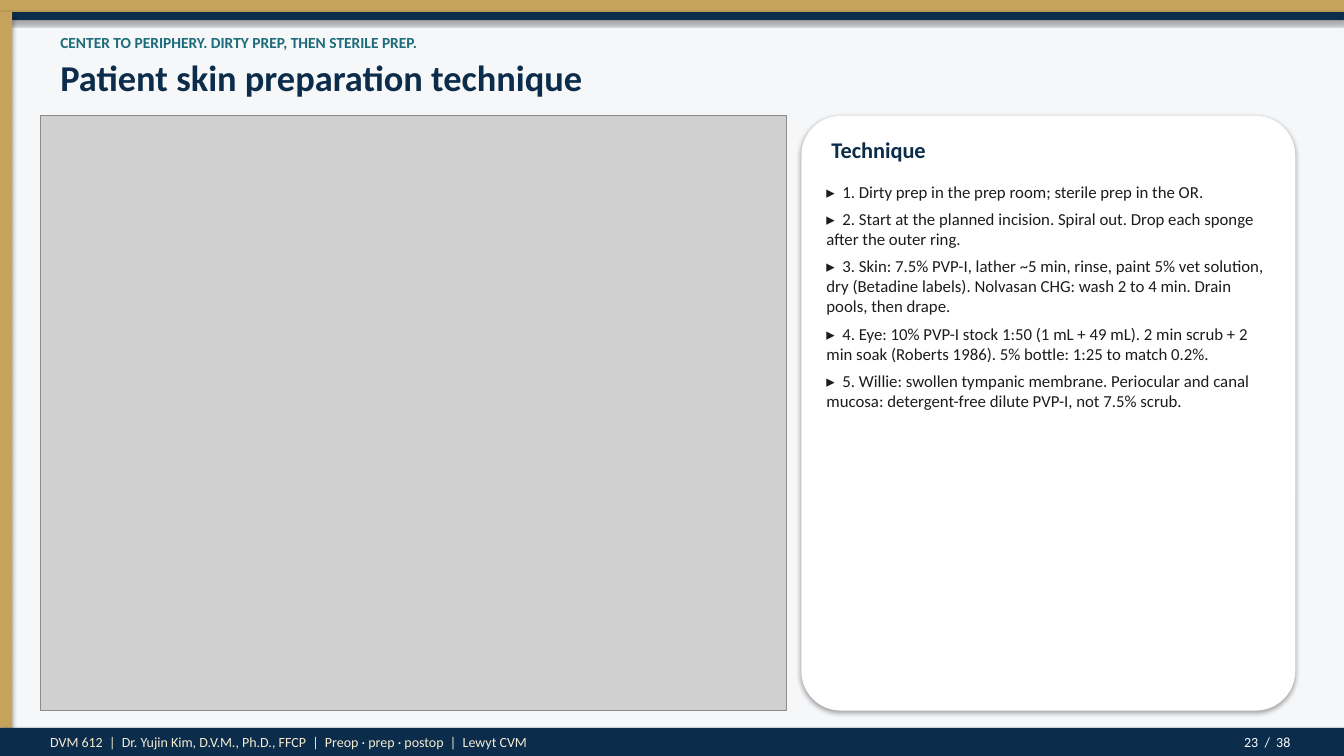
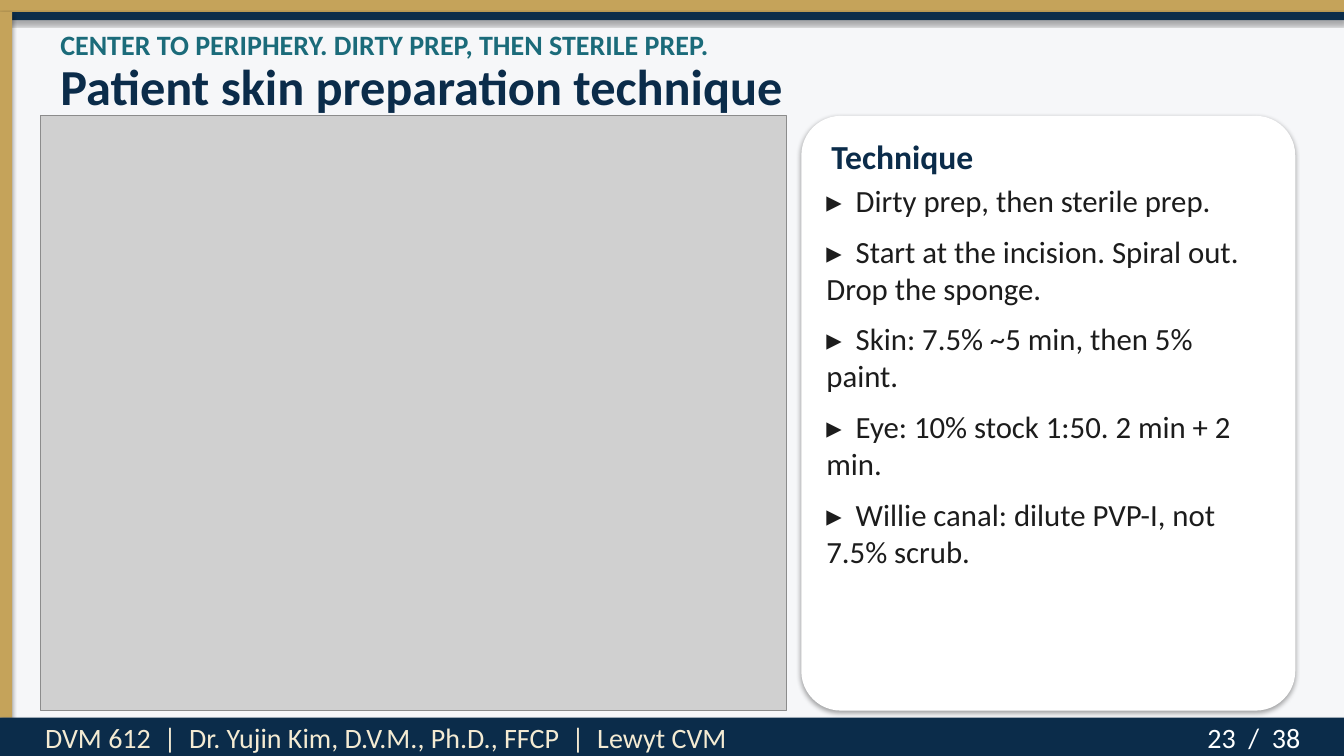
Before and after one commit to drkimvet/happycare, a slide deck: slide 23 of lectures/DVM-612_Week4_Preop_PatientPrep_Postop.pptx. Drawn at 1344x756 pixels with LibreOffice and Linux fonts; fonts in the diff are those of the drawing; grey boxes stand for pictures. Boxes give left, top, right and bottom in pixels: in the first picture for what was removed or moved away, otherwise in the second. Text is boxed around its words. In the diff, an @@ line names an element or a change of style, - is before the commit and + after.

```diff
--- a/lectures/DVM-612_Week4_Preop_PatientPrep_Postop.pptx
+++ b/lectures/DVM-612_Week4_Preop_PatientPrep_Postop.pptx
@@ rectangle: place and size @@
-rectangle at (0,12,12,728)
+rectangle at (0,12,12,718)
@@ text "CENTER TO PERIPHERY. DIRTY PREP, ..." at (60,36,709,59): size 11 to 20 pt @@
@@ text "Patient skin preparation technique" at (60,69,782,117): size 26 to 36 pt @@
@@ text "Technique" at (831,145,973,175): size 16 to 24 pt @@
@@ text at (826,190,1238,564): text changed; size 12 to 22 pt @@
-▸ 1. Dirty prep in the prep room; sterile prep in the OR.
-▸ 2. Start at the planned incision. Spiral out. Drop each sponge after the outer ring.
-▸ 3. Skin: 7.5% PVP-I, lather ~5 min, rinse, paint 5% vet solution, dry (Betadine labels). Nolvasan CHG: wash 2 to 4 min. Drain pools, then drape.
-▸ 4. Eye: 10% PVP-I stock 1:50 (1 mL + 49 mL). 2 min scrub + 2 min soak (Roberts 1986). 5% bottle: 1:25 to match 0.2%.
-▸ 5. Willie: swollen tympanic membrane. Periocular and canal mucosa: detergent-free dilute PVP-I, not 7.5% scrub.
+▸ Dirty prep, then sterile prep.
+▸ Start at the incision. Spiral out. Drop the sponge.
+▸ Skin: 7.5% ~5 min, then 5% paint.
+▸ Eye: 10% stock 1:50. 2 min + 2 min.
+▸ Willie canal: dilute PVP-I, not 7.5% scrub.
@@ rectangle: place and size @@
-rectangle at (0,728,1344,756)
+rectangle at (0,718,1344,756)
@@ text "23 / 38": place and size @@
-text "23 / 38" at (1244,737,1290,747)
+text "23 / 38" at (1207,729,1300,749)
@@ text "23 / 38" at (1207,729,1300,749): size 10 to 20 pt @@
@@ text at (45,728,727,753): text changed; size 10 to 20 pt @@
-DVM 612 | Dr. Yujin Kim, D.V.M., Ph.D., FFCP | Preop · prep · postop | Lewyt CVM
+DVM 612 | Dr. Yujin Kim, D.V.M., Ph.D., FFCP | Lewyt CVM
```
Also in this commit, not shown: 37 other slides changed, 2 other files.
